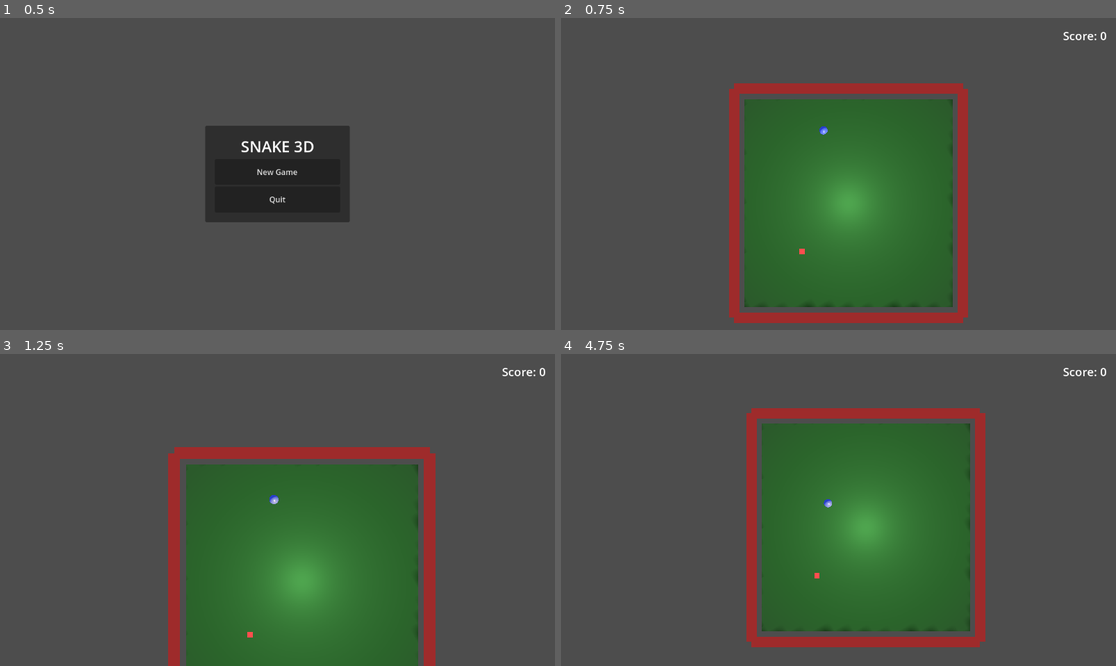
Above: before the commit, frames 1-4 (two rows, left to right).
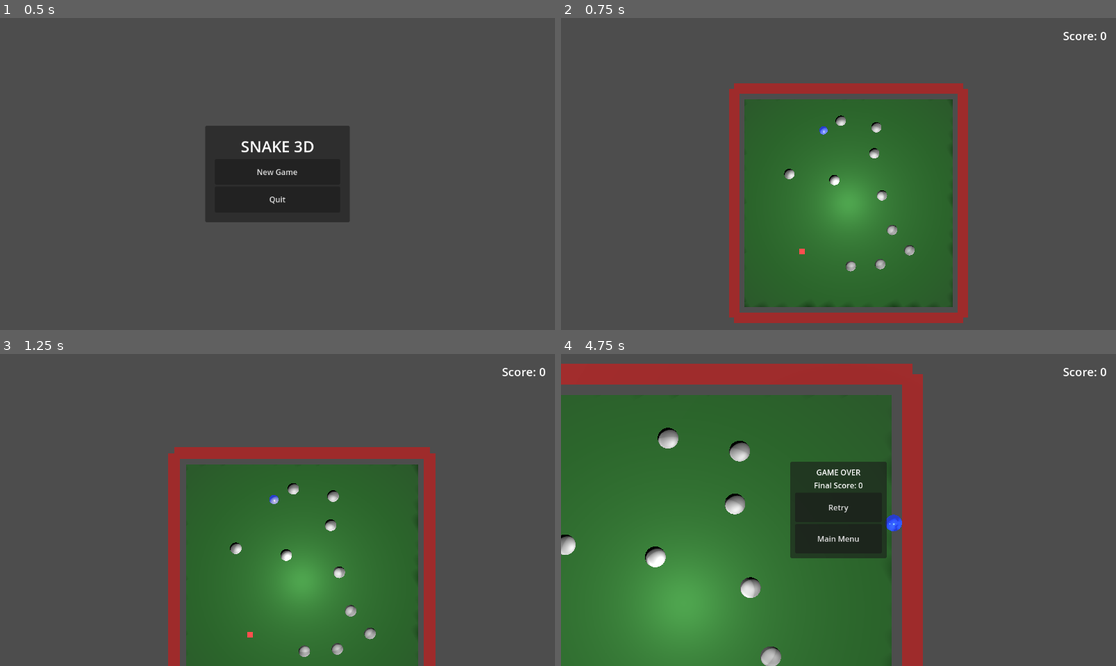
Above: after the commit, the same moments.

Repository: bluehexagons/snakeproject
Game: Godot game, scene res://scenes/main_menu.tscn
The game is run twice, just before and just after one commit, with the same random seed, the same clock (stepped at 60 frames per second) and the same inputs.
Inputs (mouse positions are in pixels of both pictures, inside the frame that each line leads up to):
- Up to frame 1 (0.5 s): no input
- Up to frame 2 (0.75 s): click "New Game" at 0.5 s
- Up to frame 3 (1.25 s): no input
- Up to frame 4 (4.75 s): hold D (move_right) 1.28-2.03 s; hold S (move_down) 2.03-2.75 s; click (838, 506) at 2.75 s, where only the run before the commit has a clickable "Retry"; hold D (move_right) 3.53-4.25 s; click (838, 506) at 4.25 s, where only the run before the commit has a clickable "Retry"

Frame 1 is identical in both runs. In frame 2, 0.5% of the frame differs, in the area x 40-64%, y 31-82%; in frame 3, 0.6%; in frame 4, 59%, in the area x 0-77%, y 3-100%.

Commit message:
(AI) Add rocks

Diff:
--- /dev/null
+++ b/scenes/rock.tscn
@@ -0,0 +1,27 @@
+[gd_scene load_steps=5 format=3]
+
+[ext_resource type="Script" path="res://scripts/rock.gd" id="1_rock_script"]
+
+[sub_resource type="StandardMaterial3D" id="StandardMaterial3D_rock"]
+albedo_color = Color(0.7, 0.7, 0.7, 1)
+metallic = 0.3
+roughness = 0.7
+
+[sub_resource type="SphereMesh" id="SphereMesh_rock"]
+material = SubResource("StandardMaterial3D_rock")
+radius = 0.5
+height = 1.0
+
+[sub_resource type="SphereShape3D" id="SphereShape3D_rock"]
+radius = 0.5
+
+[node name="Rock" type="CharacterBody3D" groups=["rock"]]
+collision_layer = 2
+collision_mask = 3
+script = ExtResource("1_rock_script")
+
+[node name="MeshInstance3D" type="MeshInstance3D" parent="."]
+mesh = SubResource("SphereMesh_rock")
+
+[node name="CollisionShape3D" type="CollisionShape3D" parent="."]
+shape = SubResource("SphereShape3D_rock")
--- a/scripts/collision_handler.gd
+++ b/scripts/collision_handler.gd
@@ -5,6 +5,7 @@
 const COLLISION_BOUNCE = 0.6  # Increased for more energetic collisions
 const PLAYER_MASS = 0.5
 const SEGMENT_MASS = 3.0
+const ROCK_MASS = 5.0  # Added rock mass
 const FRICTION_COEFFICIENT = 0.05  # Reduced to allow more sliding
 const ENERGY_TRANSFER = 0.8  # How much kinetic energy is preserved in collisions
 const PERSISTENT_COLLISION_DAMPING = 0.95  # Reduce velocity when objects stay in contact
@@ -12,8 +13,8 @@
 const REST_THRESHOLD = 0.1  # Speed below which objects are considered at rest
 
 func handle_collision(body_a: CharacterBody3D, body_b: CharacterBody3D, collision_normal: Vector3, delta: float) -> void:
-	var mass_a = PLAYER_MASS if body_a.is_in_group("player") else SEGMENT_MASS
-	var mass_b = PLAYER_MASS if body_b.is_in_group("player") else SEGMENT_MASS
+	var mass_a = get_body_mass(body_a)
+	var mass_b = get_body_mass(body_b)
 
 	# Calculate relative velocity and its components
 	var relative_velocity = body_b.velocity - body_a.velocity
@@ -86,3 +87,11 @@
 		if distance < MINIMUM_SEPARATION:
 			var separation = direction.normalized() * (MINIMUM_SEPARATION - distance) * SEPARATION_FORCE * delta
 			body.velocity -= separation
+
+func get_body_mass(body: Node) -> float:
+	if body.is_in_group("player"):
+		return PLAYER_MASS
+	elif body.is_in_group("rock"):
+		return ROCK_MASS
+	else:
+		return SEGMENT_MASS
--- a/scripts/game_manager.gd
+++ b/scripts/game_manager.gd
@@ -2,6 +2,7 @@
 
 const PLAYER_SCENE = preload("res://scenes/player.tscn")
 const FOOD_SCENE = preload("res://scenes/food.tscn")
+const ROCK_SCENE = preload("res://scenes/rock.tscn")
 const SPAWN_AREA_SIZE = Vector2(8, 8)  # Reduced from previous size to account for barriers
 const BASE_CAMERA_SIZE = 15.0  # This is our reference size for 1:1 aspect ratio
 const SAVE_FILE = "user://save_game.dat"
@@ -19,6 +20,7 @@
 const CAMERA_HORIZONTAL_SMOOTHING = 3.0  # Lower = smoother horizontal movement
 const CAMERA_VERTICAL_SMOOTHING = 2.0    # Separate smoothing for height changes
 const CAMERA_PREDICTION_STRENGTH = 0.3   # How much to look ahead based on velocity
+const INITIAL_ROCKS = 10  # Number of rocks to spawn at start
 
 var score: int = 0
 var is_paused: bool = false
@@ -41,6 +43,7 @@
 	else:
 		spawn_player()
 		spawn_food()
+		spawn_initial_rocks()
 
 	get_tree().root.size_changed.connect(_on_window_resize)
 	_on_window_resize()
@@ -130,6 +133,26 @@
 	var random_z = randf_range(-SPAWN_AREA_SIZE.y, SPAWN_AREA_SIZE.y)
 	food.position = Vector3(random_x, 0, random_z)
 
+func spawn_initial_rocks():
+	for i in range(INITIAL_ROCKS):
+		spawn_rock()
+
+func spawn_rock():
+	var rock = ROCK_SCENE.instantiate()
+	gameplay_container.add_child(rock)
+
+	# Random position within spawn area
+	var random_x = randf_range(-SPAWN_AREA_SIZE.x, SPAWN_AREA_SIZE.x)
+	var random_z = randf_range(-SPAWN_AREA_SIZE.y, SPAWN_AREA_SIZE.y)
+	rock.position = Vector3(random_x, 0, random_z)
+
+	# Ensure rocks don't spawn too close to each other
+	for other_rock in get_tree().get_nodes_in_group("rock"):
+		if other_rock != rock and other_rock.position.distance_to(rock.position) < 2.0:
+			rock.queue_free()
+			spawn_rock()  # Try again
+			return
+
 func on_food_collected(points: int = 10):  # Default value for compatibility
 	update_score(points)
 	spawn_food()
@@ -173,6 +196,7 @@
 func save_game_state():
 	var player = gameplay_container.get_node_or_null("Player")
 	var food = get_tree().get_first_node_in_group("food")
+	var rocks = get_tree().get_nodes_in_group("rock")
 
 	if not player or not food:
 		print("Warning: Could not find valid player or food when saving")
@@ -180,6 +204,10 @@
 
 	if not player.has_method("get_save_data"):
 		print("Warning: player has no get_save_data method.")
+
+	var rock_data = []
+	for rock in rocks:
+		rock_data.append(rock.get_save_data())
 
 	var save_data = {
 		"score": score,
@@ -188,7 +216,8 @@
 			"x": food.position.x,
 			"y": food.position.y,
 			"z": food.position.z
-		}
+		},
+		"rocks": rock_data
 	}
 	GameState.save_game_state(save_data)
 
@@ -197,6 +226,7 @@
 	if save_data.is_empty():
 		spawn_player()
 		spawn_food()
+		spawn_initial_rocks()
 		return false
 
 	# Clear existing entities
@@ -239,6 +269,23 @@
 		float(save_data["food_position"]["z"])
 	)
 
+	# Load rocks
+	if save_data.has("rocks"):
+		for rock_data in save_data.rocks:
+			var rock = ROCK_SCENE.instantiate()
+			gameplay_container.add_child(rock)
+			rock.position = Vector3(
+				float(rock_data.position.x),
+				float(rock_data.position.y),
+				float(rock_data.position.z)
+			)
+			if rock_data.has("velocity"):
+				rock.velocity = Vector3(
+					float(rock_data.velocity.x),
+					float(rock_data.velocity.y),
+					float(rock_data.velocity.z)
+				)
+
 	score = save_data["score"]
 	update_score(0)
 	return true
--- /dev/null
+++ b/scripts/rock.gd
@@ -0,0 +1,39 @@
+extends CharacterBody3D
+
+const MASS = 5.0  # Heavier than segments
+
+var physics_pos: Vector3
+var visual_pos: Vector3
+
+func _ready():
+	physics_pos = global_position
+	visual_pos = global_position
+
+func _physics_process(delta):
+	var collision = move_and_collide(velocity * delta)
+	var collision_handler = get_node("/root/CollisionHandler")
+
+	if collision:
+		var collider = collision.get_collider()
+		collision_handler.handle_collision(self, collider, collision.get_normal(), delta)
+
+	physics_pos = global_position
+
+func _process(delta):
+	var fraction = Engine.get_physics_interpolation_fraction()
+	visual_pos = physics_pos.lerp(global_position, fraction)
+	$MeshInstance3D.global_position = visual_pos
+
+func get_save_data() -> Dictionary:
+	return {
+		"position": {
+			"x": global_position.x,
+			"y": global_position.y,
+			"z": global_position.z
+		},
+		"velocity": {
+			"x": velocity.x,
+			"y": velocity.y,
+			"z": velocity.z
+		}
+	}
